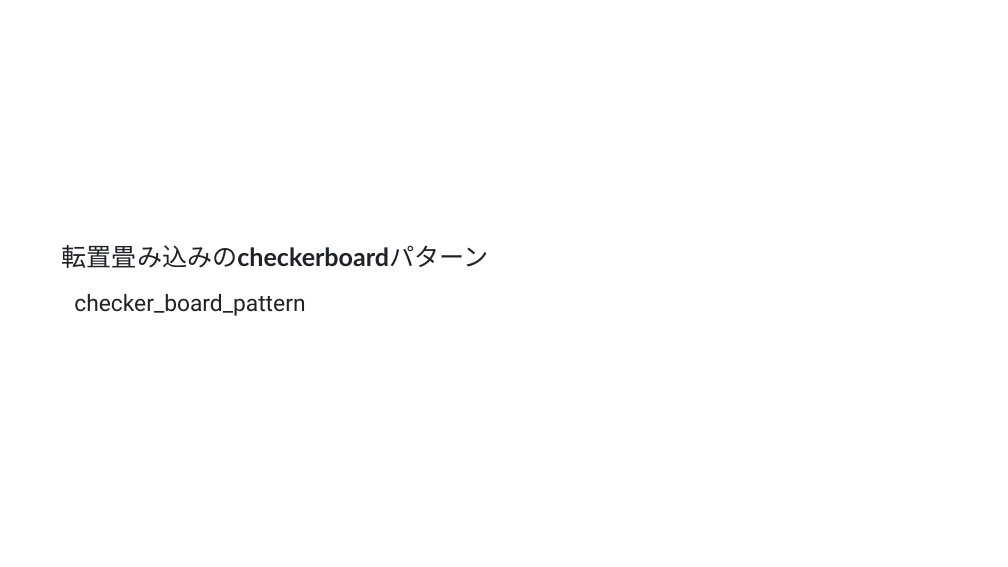
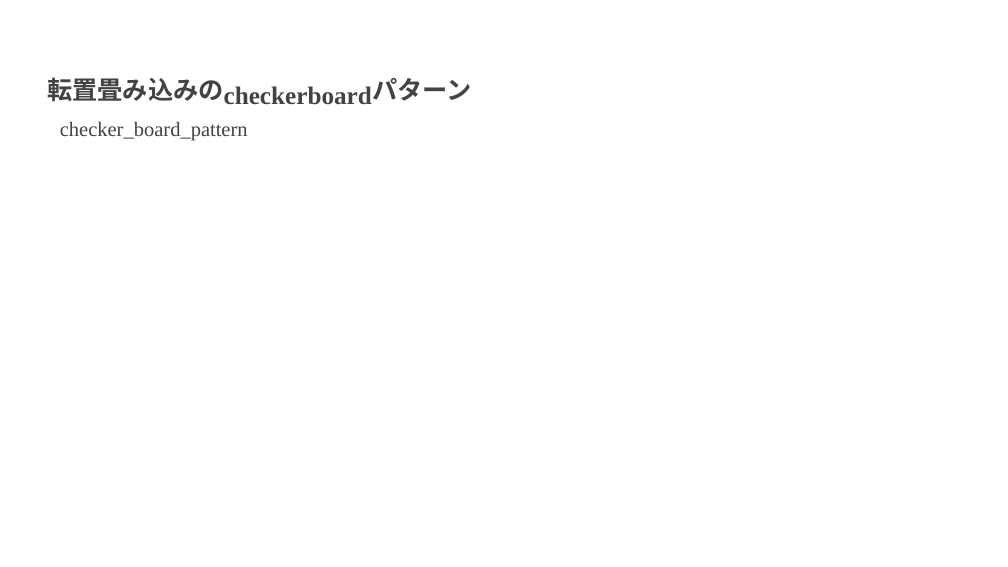
Before and after one commit to frinfo702/slides, a slide deck: slide 7 of nishikawa-lab/pptx/20251017_presentation.pptx. Drawn at 1008x567 pixels with LibreOffice and Linux fonts; fonts in the diff are those of the drawing; background and template pictures are left out. Boxes give left, top, right and bottom in pixels: in the first picture for what was removed or moved away, otherwise in the second. Text is boxed around its words. In the diff, an @@ line names an element or a change of style, - is before the commit and + after.

Commit message:
add slide theme path

```diff
--- a/nishikawa-lab/pptx/20251017_presentation.pptx
+++ b/nishikawa-lab/pptx/20251017_presentation.pptx
@@ text at (47, 77, 223, 102): text changed; size 23.9 to 24 pt; font Lato to Arial; text colour #1F2328 to #434343 @@
-転置畳み込みのcheckerboardパターン
+転置畳み込みの
@@ text added at (224, 86, 372, 105), 24 pt, text #434343, bold @@
+checkerboard
@@ text added at (372, 78, 472, 101), 24 pt, text #434343, bold @@
+パターン
@@ text "checker_board_pattern": place and size @@
-text "checker_board_pattern" at (74, 294, 305, 316)
+text "checker_board_pattern" at (60, 122, 248, 141)
@@ text "checker_board_pattern" at (60, 122, 248, 141): size 21.7 to 19.5 pt, font Roboto to Times New Roman, text colour #1F2328 to #434343 @@
```
Also in this commit, not shown: 16 other slides changed, 6 other files.
